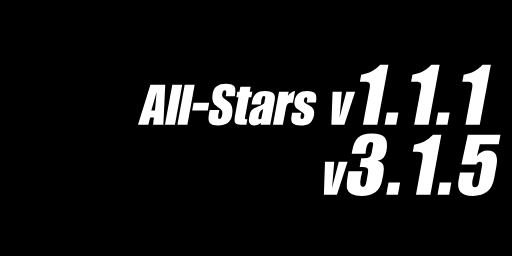
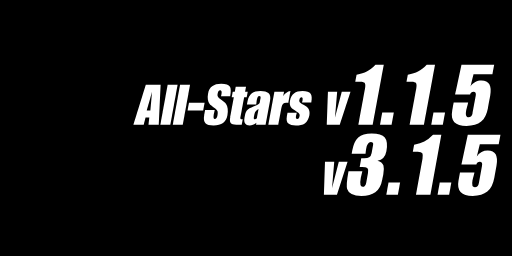
Layers edited between the first and the second w=512, h=256 image:
renamed "All-Stars v1.1.1" to "All-Stars v1.1.5", painted on it over left=133, top=64, right=495, bottom=126